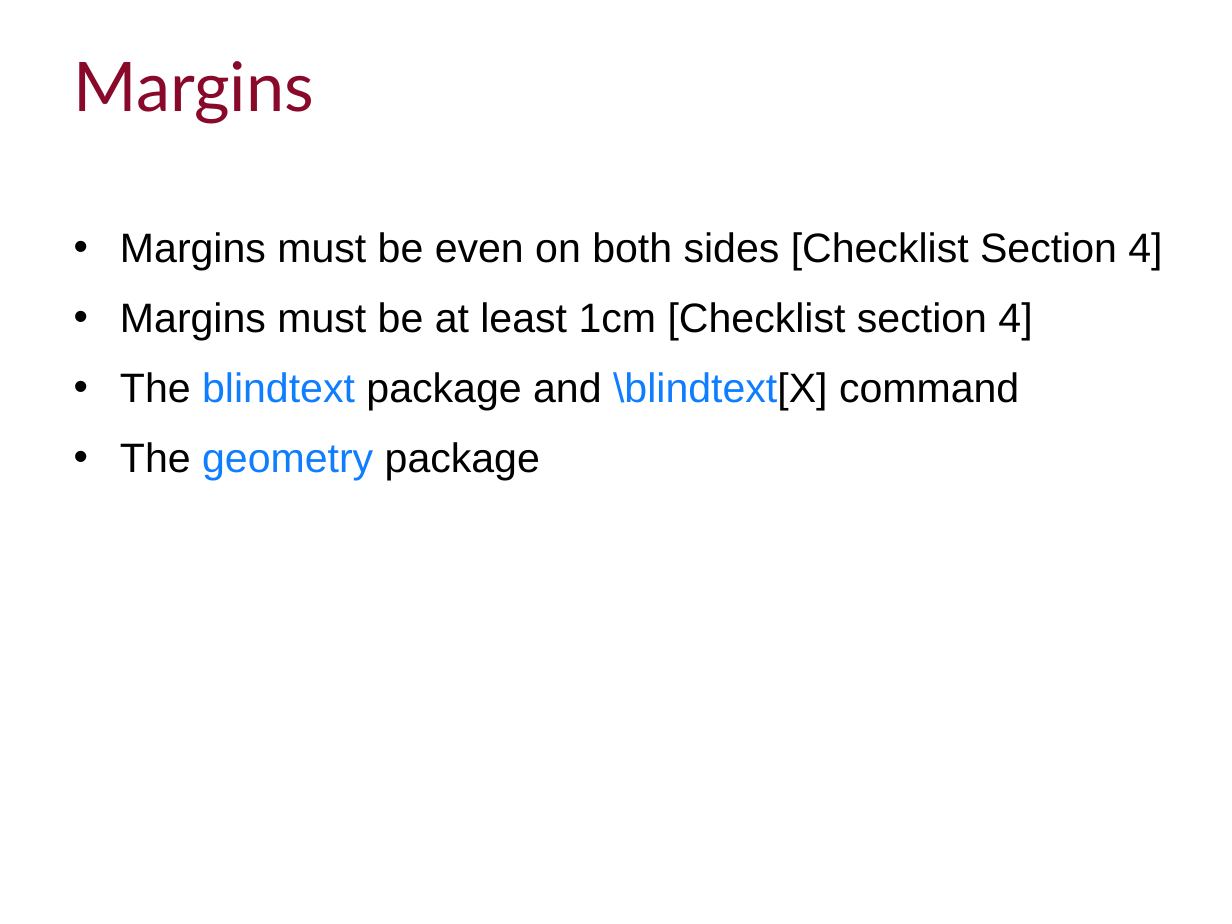
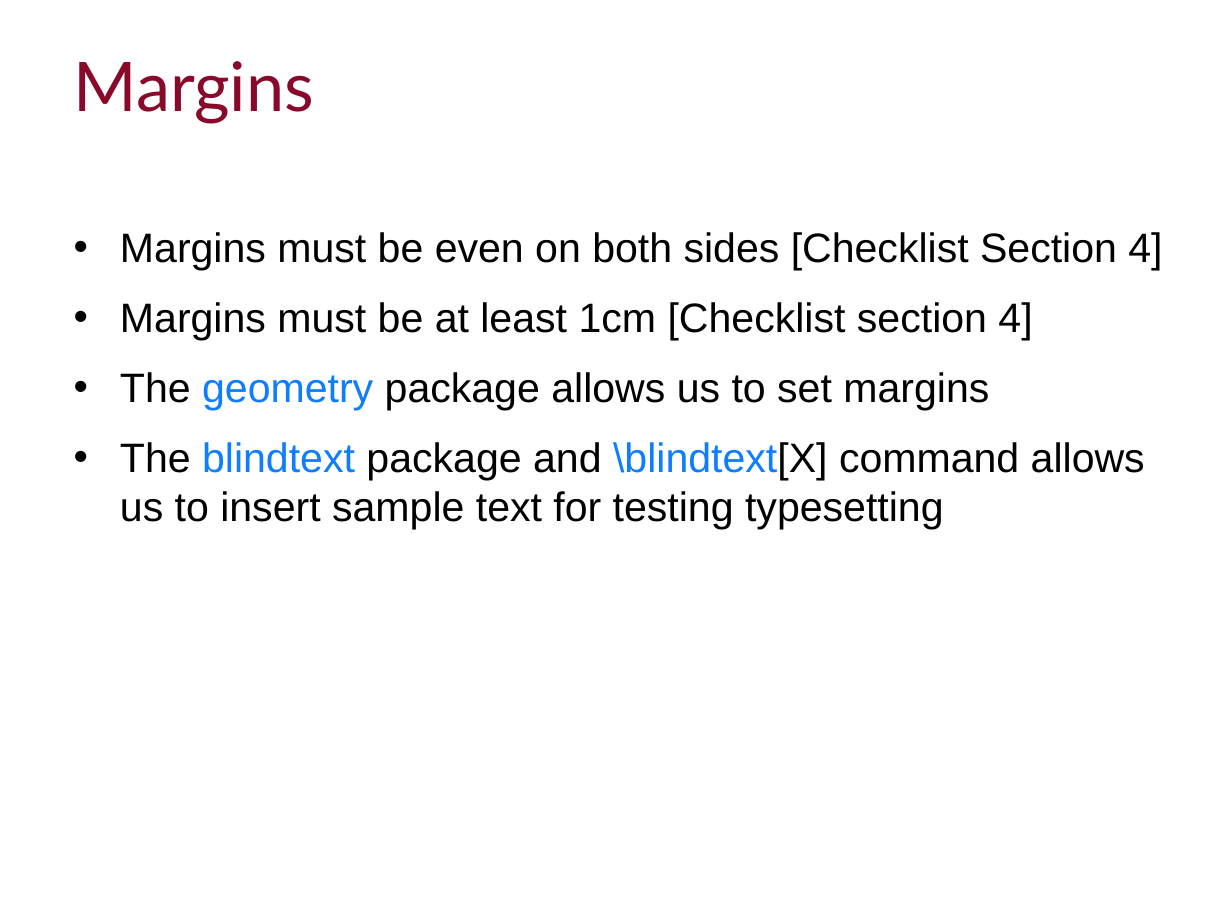
Before and after one commit to ImperialCollegeLondon/RCDS-writing-theses-in-latex, a slide deck: slide 7 of Writing Theses in Latex Slides.pptx. Drawn at 1232x924 pixels with LibreOffice and Linux fonts; fonts in the diff are those of the drawing; background and template pictures are left out. Boxes give left, top, right and bottom in pixels: in the first picture for what was removed or moved away, otherwise in the second. Text is boxed around its words. In the diff, an @@ line names an element or a change of style, - is before the commit and + after.

```diff
--- a/Writing Theses in Latex Slides.pptx
+++ b/Writing Theses in Latex Slides.pptx
@@ text at [120,372,1145,529]: text changed @@
-• The blindtext package and \blindtext[X] command
-• The geometry package
+• The geometry package allows us to set margins
+• The blindtext package and \blindtext[X] command allows us to insert sample text for testing typesetting
```
Also in this commit, not shown: 3 other slides changed, 4 other files.
